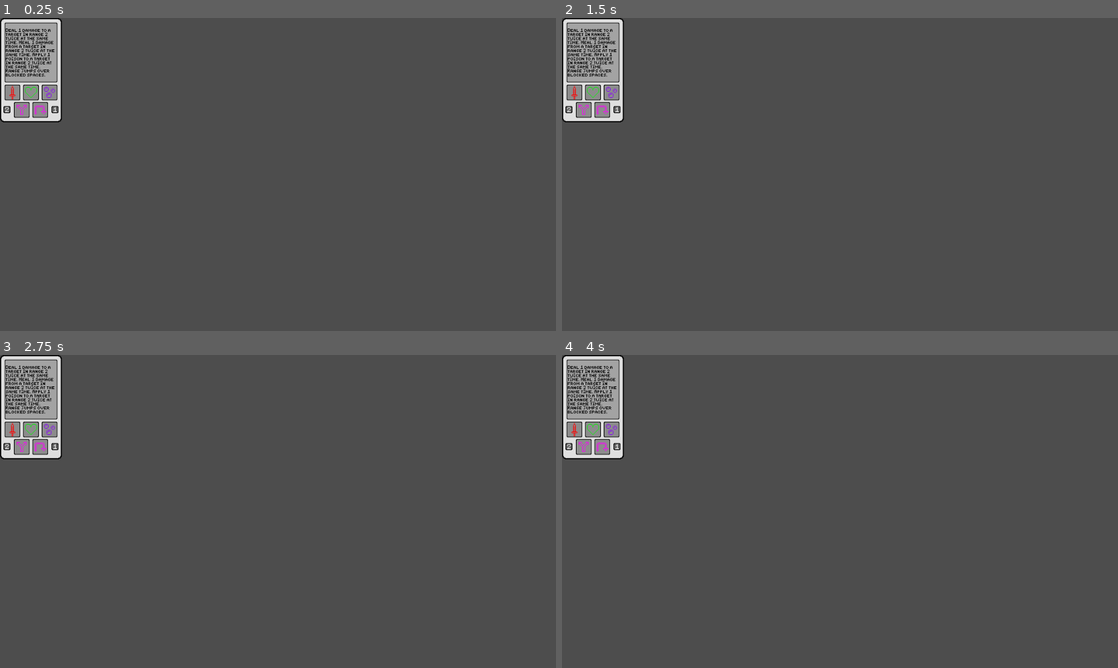
Above: before the commit, frames 1-4 (two rows, left to right).
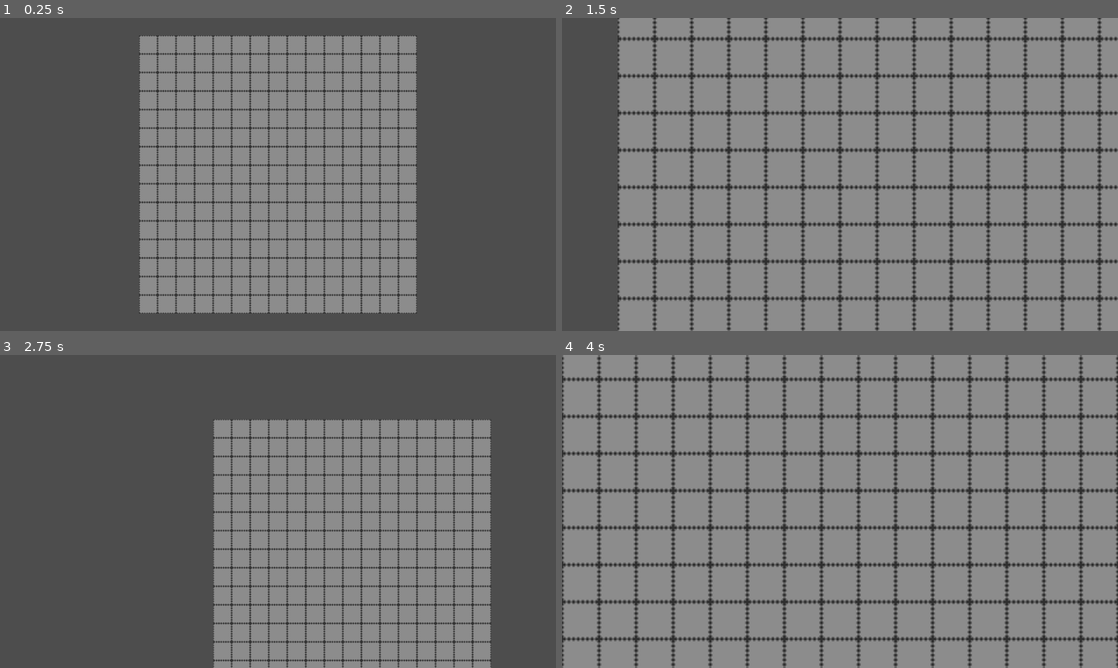
Above: after the commit, the same moments.

Repository: CattacoCattaco/strategy-deckbuilder-roguelike
Game: Godot game, scene res://tile_grid/tile_grid.tscn
Two runs of this game, one before a commit and one after it. Both use one fixed random seed, a clock stepped at 60 frames per second and the inputs below. Before the commit the project starts from res://card/card.tscn.
Inputs (mouse positions are in pixels of both pictures, inside the frame that each line leads up to):
- Up to frame 1 (0.25 s): no input
- Up to frame 2 (1.5 s): tap Enter at 0.5 s; move the mouse to (962, 158) at 0.52 s; hold Right 0.53-1.25 s; hold Z (zoom, bound only after the commit) 0.53-1.25 s; click (962, 158) at 0.67 s; tap Space at 1.25 s; drag from (728, 190) to (812, 237) at 1.27 s
- Up to frame 3 (2.75 s): tap Enter at 2 s; move the mouse to (333, 442) at 2.02 s; hold Right from 2.03 s (still down); hold Z (zoom, bound only after the commit) from 2.03 s (still down); tap Alt at 2.1 s; click (333, 442) at 2.17 s
- Up to frame 4 (4 s): release Right at 2.75 s; release Z (zoom, bound only after the commit) at 2.75 s; tap Space at 2.75 s; drag from (812, 574) to (673, 464) at 2.77 s; tap Enter at 3.5 s; move the mouse to (1006, 558) at 3.52 s; hold Left from 3.53 s (still down); hold Z (zoom, bound only after the commit) from 3.53 s (still down); click (1006, 558) at 3.67 s

The runs differ from the first frame. In frame 1, 43% of the frame differs, in the area x 0-75%, y 0-95%; in frame 2, 83%; in frame 3, 39%; in frame 4, 88%, in the area x 0-100%, y 0-100%.

Commit message:
Create TileGrid
Created TileGrid, which creates and holds a rectangle of Tiles as children. Also created DraggableCamera to be able to view various regions on the TileGrid

Diff:
--- /dev/null
+++ b/camera/draggable_camera.gd
@@ -0,0 +1,43 @@
+class_name DraggableCamera
+extends Camera2D
+
+@export var tile_grid: TileGrid
+
+
+func _input(event: InputEvent) -> void:
+	if event is InputEventMouseMotion:
+		if Input.is_mouse_button_pressed(MOUSE_BUTTON_LEFT):
+			position -= event.relative
+
+			if tile_grid:
+				fit_pos_to_bounds(tile_grid.get_camera_bounds())
+	elif event is InputEventKey:
+		if event.is_action_pressed("zoom"):
+			print(zoom)
+			if zoom == Vector2(1, 1):
+				zoom = Vector2(2, 2)
+			else:
+				zoom = Vector2(1, 1)
+
+
+func fit_pos_to_bounds(bounds: Rect2) -> void:
+	var half_view_size: Vector2 = get_viewport_rect().size / zoom / 2
+	var view_top_left: Vector2 = position - half_view_size
+	var view_bottom_right: Vector2 = position + half_view_size
+
+	var bounds_top_left: Vector2 = bounds.position
+	var bounds_bottom_right: Vector2 = bounds.position + bounds.size
+
+	if view_top_left.x < bounds_top_left.x and view_bottom_right.x > bounds_bottom_right.x:
+		position.x = 0
+	elif view_top_left.x < bounds_top_left.x:
+		position.x += (bounds_top_left - view_top_left).x
+	elif view_bottom_right.x > bounds_bottom_right.x:
+		position.x += (bounds_bottom_right - view_bottom_right).x
+
+	if view_top_left.y < bounds_top_left.y and view_bottom_right.y > bounds_bottom_right.y:
+		position.y = 0
+	elif view_top_left.y < bounds_top_left.y:
+		position.y += (bounds_top_left - view_top_left).y
+	elif view_bottom_right.y > bounds_bottom_right.y:
+		position.y += (bounds_bottom_right - view_bottom_right).y
--- a/project.godot
+++ b/project.godot
@@ -11,7 +11,7 @@
 [application]
 
 config/name="Wild Jam 87"
-run/main_scene="res://card/card.tscn"
+run/main_scene="uid://b3li581ttt0ou"
 config/features=PackedStringArray("4.5", "Forward Plus")
 config/icon="res://icon.svg"
 
@@ -27,6 +27,14 @@
 
 enabled=PackedStringArray("res://addons/godot_super-wakatime/plugin.cfg")
 
+[input]
+
+zoom={
+"deadzone": 0.2,
+"events": [Object(InputEventKey,"resource_local_to_scene":false,"resource_name":"","device":-1,"window_id":0,"alt_pressed":false,"shift_pressed":false,"ctrl_pressed":false,"meta_pressed":false,"pressed":false,"keycode":90,"physical_keycode":0,"key_label":0,"unicode":122,"location":0,"echo":false,"script":null)
+]
+}
+
 [rendering]
 
 textures/canvas_textures/default_texture_filter=0
--- a/tile/tile_object/data/objects/acid.tres
+++ /dev/null
@@ -1,9 +0,0 @@
-[gd_resource type="Resource" script_class="TileObjectData" load_steps=3 format=3 uid="uid://dq2vskswinh63"]
-
-[ext_resource type="Script" uid="uid://g0hmwqu3bxiu" path="res://tile/tile_object/data/tile_object_data.gd" id="1_m7kcy"]
-[ext_resource type="Texture2D" uid="uid://cbhl6tngjiro3" path="res://tile/tile_object/textures/acid.png" id="2_j74ae"]
-
-[resource]
-script = ExtResource("1_m7kcy")
-texture = ExtResource("2_j74ae")
-metadata/_custom_type_script = "uid://g0hmwqu3bxiu"
--- a/tile/tile.tscn
+++ b/tile_grid/tile/tile.tscn
@@ -1,10 +1,9 @@
 [gd_scene load_steps=3 format=3 uid="uid://bpsyv3nuyvf5d"]
 
-[ext_resource type="Script" uid="uid://dlktcg44c12sb" path="res://tile/tile.gd" id="1_btt4l"]
-[ext_resource type="Texture2D" uid="uid://ylwdu1kes44o" path="res://tile/tile.png" id="1_su6p1"]
+[ext_resource type="Script" uid="uid://dlktcg44c12sb" path="res://tile_grid/tile/tile.gd" id="1_btt4l"]
+[ext_resource type="Texture2D" uid="uid://ylwdu1kes44o" path="res://tile_grid/tile/tile.png" id="1_su6p1"]
 
 [node name="Tile" type="Node2D" node_paths=PackedStringArray("bg")]
-scale = Vector2(2, 2)
 script = ExtResource("1_btt4l")
 bg = NodePath("Sprite")
 
--- /dev/null
+++ b/tile_grid/tile/tile_object/data/objects/acid.tres
@@ -0,0 +1,15 @@
+[gd_resource type="Resource" script_class="TileObjectData" load_steps=5 format=3 uid="uid://dq2vskswinh63"]
+
+[ext_resource type="Script" uid="uid://g0hmwqu3bxiu" path="res://tile_grid/tile/tile_object/data/tile_object_data.gd" id="1_m7kcy"]
+[ext_resource type="Script" uid="uid://c2nkdbuc7i2gr" path="res://tile_grid/tile/tile_object/data/action_source/null_action_source.gd" id="1_nhe0o"]
+[ext_resource type="Texture2D" uid="uid://cbhl6tngjiro3" path="res://tile_grid/tile/tile_object/textures/acid.png" id="2_j74ae"]
+
+[sub_resource type="Resource" id="Resource_p0noj"]
+script = ExtResource("1_nhe0o")
+metadata/_custom_type_script = "uid://c2nkdbuc7i2gr"
+
+[resource]
+script = ExtResource("1_m7kcy")
+texture = ExtResource("2_j74ae")
+action_source = SubResource("Resource_p0noj")
+metadata/_custom_type_script = "uid://g0hmwqu3bxiu"
--- a/tile/tile_object/tile_object.tscn
+++ b/tile_grid/tile/tile_object/tile_object.tscn
@@ -1,8 +1,8 @@
 [gd_scene load_steps=9 format=3 uid="uid://iwl66mv6hxcn"]
 
-[ext_resource type="Script" uid="uid://8jj7we008eup" path="res://tile/tile_object/tile_object.gd" id="1_634g3"]
-[ext_resource type="Resource" uid="uid://dq2vskswinh63" path="res://tile/tile_object/data/objects/acid.tres" id="2_5k012"]
-[ext_resource type="Texture2D" uid="uid://cbhl6tngjiro3" path="res://tile/tile_object/textures/acid.png" id="2_634g3"]
+[ext_resource type="Script" uid="uid://8jj7we008eup" path="res://tile_grid/tile/tile_object/tile_object.gd" id="1_634g3"]
+[ext_resource type="Resource" uid="uid://dq2vskswinh63" path="res://tile_grid/tile/tile_object/data/objects/acid.tres" id="2_5k012"]
+[ext_resource type="Texture2D" uid="uid://cbhl6tngjiro3" path="res://tile_grid/tile/tile_object/textures/acid.png" id="2_634g3"]
 
 [sub_resource type="AtlasTexture" id="AtlasTexture_5k012"]
 atlas = ExtResource("2_634g3")
@@ -48,5 +48,5 @@
 [node name="Sprite" type="AnimatedSprite2D" parent="."]
 sprite_frames = SubResource("SpriteFrames_sf4dn")
 autoplay = "default"
-frame_progress = 0.41543958
+frame_progress = 0.6501309
 centered = false
--- /dev/null
+++ b/tile_grid/tile_grid.gd
@@ -0,0 +1,39 @@
+class_name TileGrid
+extends Node2D
+
+@export var tile_scene: PackedScene
+@export var camera_padding := Vector2i(128, 128)
+
+@export var size := Vector2i(15, 10)
+
+var tiles: Array[Array] = []
+
+
+func _ready() -> void:
+	var pixel_size: Vector2 = size * 32
+	var offset := -Vector2(pixel_size) / 2
+
+	for x in range(size.x):
+		var column: Array[Tile] = []
+
+		for y in range(size.y):
+			var tile: Tile = tile_scene.instantiate()
+
+			add_child(tile)
+			column.append(tile)
+
+			tile.pos = Vector2i(x, y)
+			tile.position = Vector2(32 * x, 32 * y) + offset
+
+		tiles.append(column)
+
+
+func get_camera_bounds() -> Rect2:
+	var bottom_right: Vector2 = size * 16
+	var top_left: Vector2 = -bottom_right
+
+	var bounds := Rect2()
+	bounds.position = top_left - Vector2(camera_padding)
+	bounds.size = Vector2(size * 32 + camera_padding * 2)
+
+	return bounds
--- /dev/null
+++ b/tile_grid/tile_grid.tscn
@@ -0,0 +1,14 @@
+[gd_scene load_steps=4 format=3 uid="uid://b3li581ttt0ou"]
+
+[ext_resource type="Script" uid="uid://dv8bcihoqww0t" path="res://tile_grid/tile_grid.gd" id="1_slx1t"]
+[ext_resource type="PackedScene" uid="uid://bpsyv3nuyvf5d" path="res://tile_grid/tile/tile.tscn" id="2_fwkuo"]
+[ext_resource type="Script" uid="uid://cn56h7lmh3kpr" path="res://camera/draggable_camera.gd" id="3_gjkwh"]
+
+[node name="TileGrid" type="Node2D"]
+script = ExtResource("1_slx1t")
+tile_scene = ExtResource("2_fwkuo")
+size = Vector2i(15, 15)
+
+[node name="DraggableCamera" type="Camera2D" parent="." node_paths=PackedStringArray("tile_grid")]
+script = ExtResource("3_gjkwh")
+tile_grid = NodePath("..")
Not shown, added: camera/draggable_camera.gd.uid
Renamed: tile/tile.gd -> tile_grid/tile/tile.gd
Renamed: tile/tile.gd.uid -> tile_grid/tile/tile.gd.uid
Renamed: tile/tile.png -> tile_grid/tile/tile.png
Not shown, changed: tile_grid/tile/tile.png.import
Renamed: tile/tile_object/data/action_source/action_source.gd -> tile_grid/tile/tile_object/data/action_source/action_source.gd
Renamed: tile/tile_object/data/action_source/action_source.gd.uid -> tile_grid/tile/tile_object/data/action_source/action_source.gd.uid
Renamed: tile/tile_object/data/action_source/null_action_source.gd -> tile_grid/tile/tile_object/data/action_source/null_action_source.gd
Renamed: tile/tile_object/data/action_source/null_action_source.gd.uid -> tile_grid/tile/tile_object/data/action_source/null_action_source.gd.uid
Renamed: tile/tile_object/data/tile_object_data.gd -> tile_grid/tile/tile_object/data/tile_object_data.gd
Renamed: tile/tile_object/data/tile_object_data.gd.uid -> tile_grid/tile/tile_object/data/tile_object_data.gd.uid
Renamed: tile/tile_object/textures/acid.png -> tile_grid/tile/tile_object/textures/acid.png
(and 4 more such lines)
